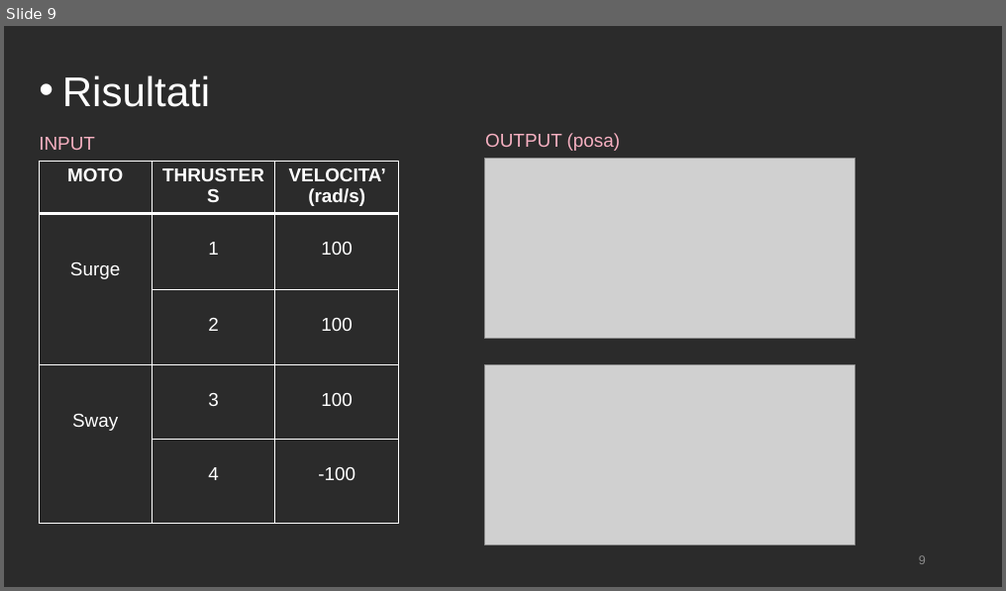
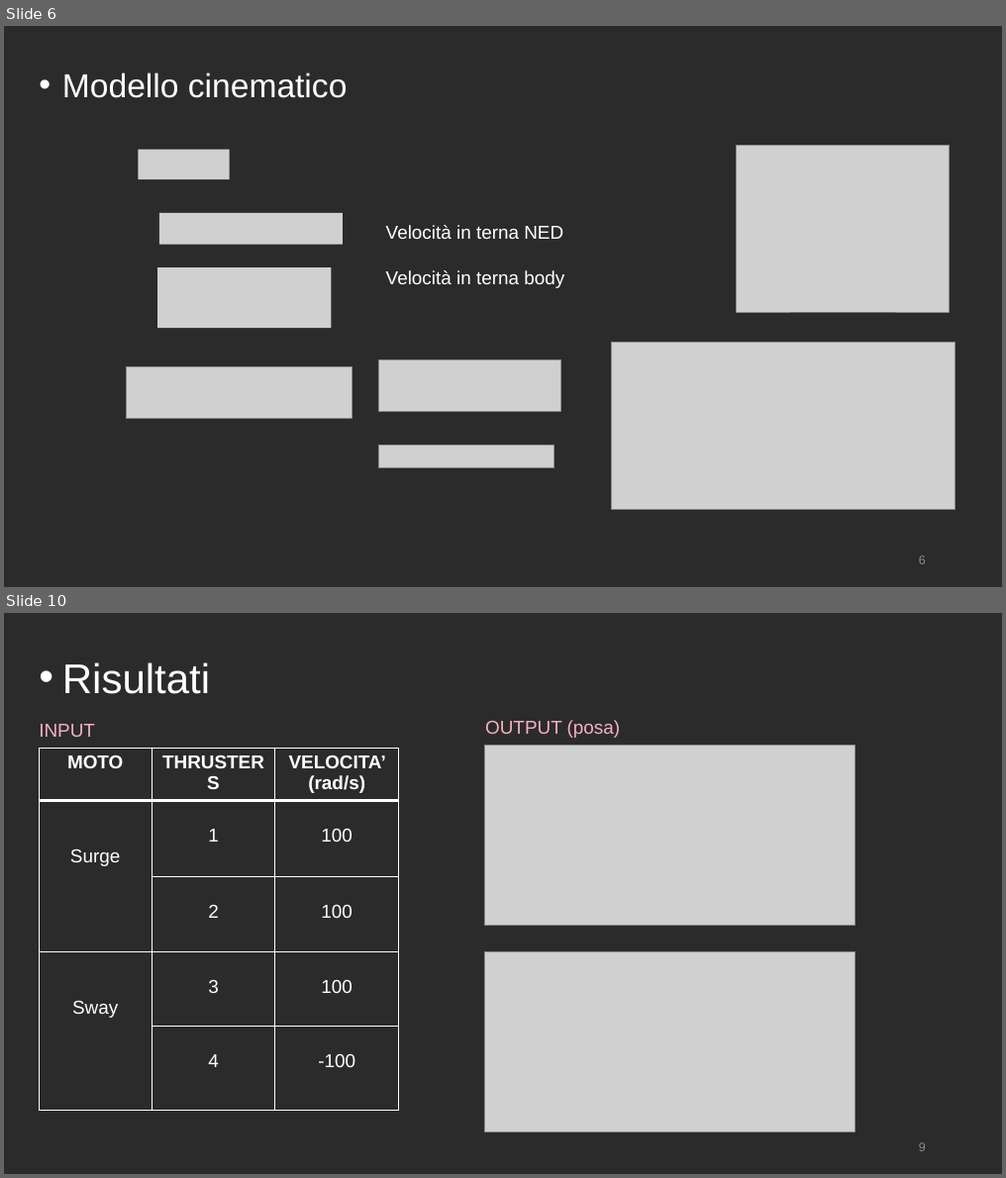
Before and after one commit to polifab/Subacquei_modello, a slide deck: presentazione.pptx. Shown one above the other, each under a label of ours: slide 9 before the commit, slides 6 and 10 after it; the slides between them are not shown. The pictures are 1006x591 and 1006x1178 pixels, drawn with LibreOffice and Linux fonts; fonts in the diff are those of the drawing; grey boxes stand for pictures; background and template pictures are left out; a plain dark background stands for a picture behind light text. Boxes give left, top, right and bottom in pixels: in the first picture for what was removed or moved away, otherwise in the second. Text is boxed around its words. In the diff, an @@ line names an element or a change of style, - is before the commit and + after.

```diff
--- a/presentazione.pptx
+++ b/presentazione.pptx
@@ slide 6 added at [4,26,1002,587], background picture (left out) @@
@@ text added at [62,73,348,98], 32 pt, text #FFFFFF @@
+• Modello cinematico
@@ picture added at [138,150,230,179] @@
@@ picture added at [737,145,949,312] @@
@@ picture added at [159,213,343,245] @@
@@ text added at [386,225,564,288], 18 pt, text #FFFFFF @@
+Velocità in terna NED
+Velocità in terna body
@@ picture added at [157,268,331,329] @@
@@ picture added at [611,343,954,509] @@
@@ picture added at [126,368,352,419] @@
@@ picture added at [378,360,561,411] @@
@@ picture added at [378,445,554,468] @@
@@ text added at [919,556,926,565], 12 pt, text #8C8C8C @@
+6
@@ what was slide 9 is now slide 10 @@
```
Also in this commit, not shown: 10 slides changed.
